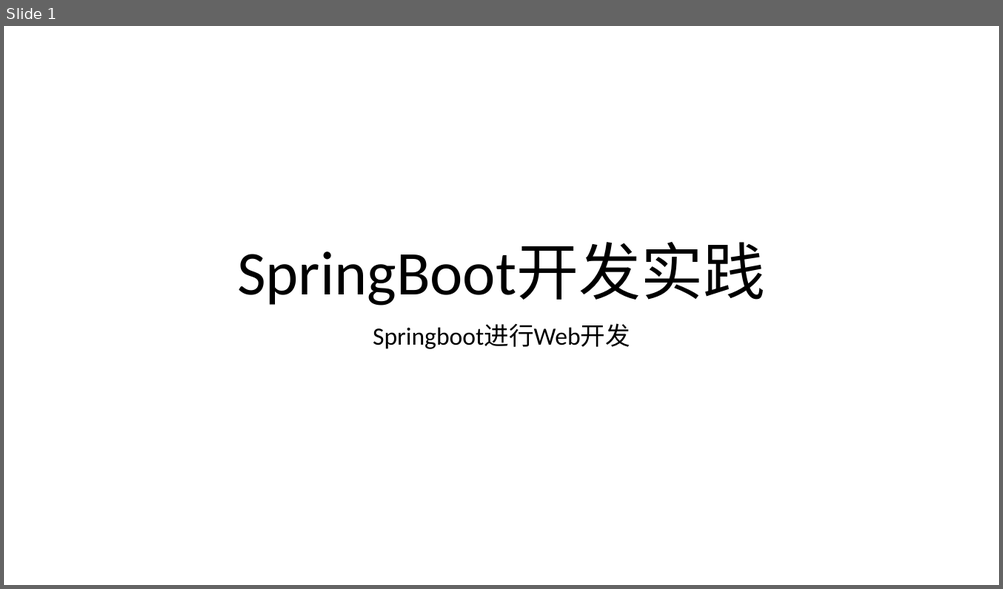
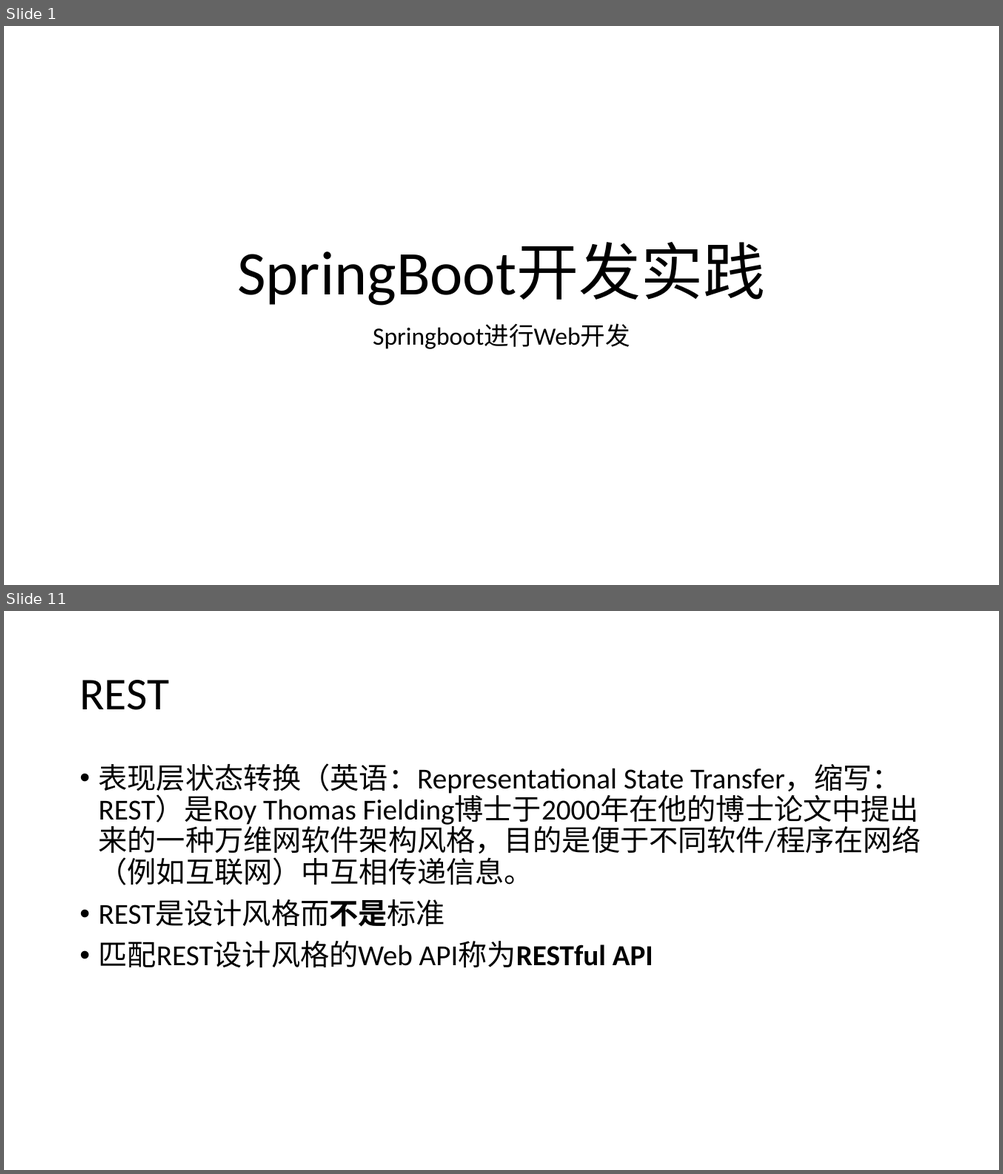
Before and after one commit to airuitian/MicroService, a slide deck: springboot/SpringBoot-4.pptx. Shown one above the other, each under a label of ours: slide 1 before the commit, slides 1 and 11 after it; the slides between them are not shown. The pictures are 1003x589 and 1003x1174 pixels, drawn with LibreOffice and Linux fonts; fonts in the diff are those of the drawing. Boxes give left, top, right and bottom in pixels: in the first picture for what was removed or moved away, otherwise in the second. Text is boxed around its words. In the diff, an @@ line names an element or a change of style, - is before the commit and + after.

```diff
--- a/springboot/SpringBoot-4.pptx
+++ b/springboot/SpringBoot-4.pptx
@@ slide 11 added at (x1=4, y1=611, x2=999, y2=1170), background #FFFFFF @@
@@ title added at (x1=79, y1=680, x2=169, y2=710), 44 pt, text #000000 @@
+REST
@@ text added at (x1=99, y1=763, x2=921, y2=968), 28 pt, text #000000 @@
+• 表现层状态转换（英语：Representational State Transfer，缩写：REST）是Roy Thomas Fielding博士于2000年在他的博士论文中提出来的一种万维网软件架构风格，目的是便于不同软件/程序在网络（例如互联网）中互相传递信息。
+• REST是设计风格而不是标准
+• 匹配REST设计风格的Web API称为RESTful API
```
Also in this commit, not shown: 1 slide changed, 32 other slides added, 39 other files.
